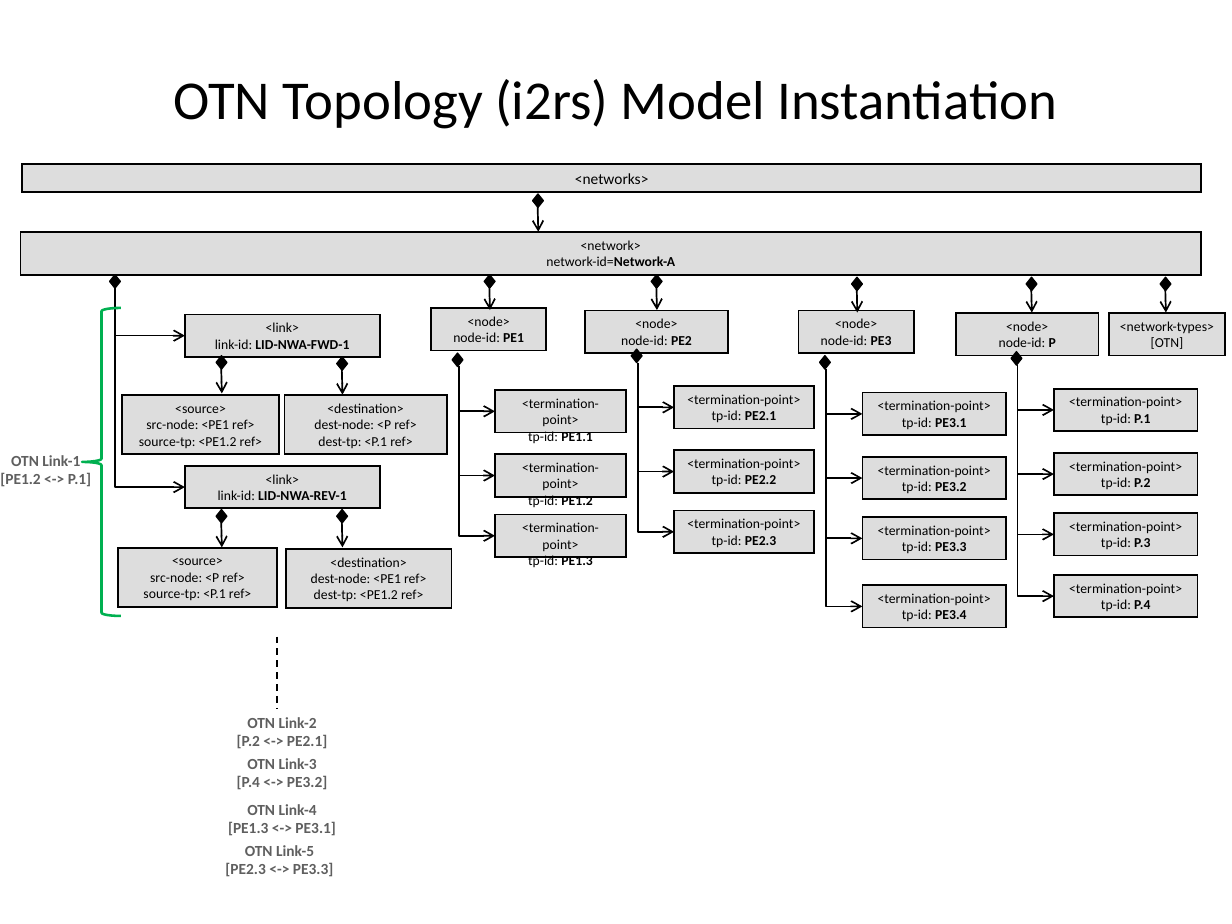
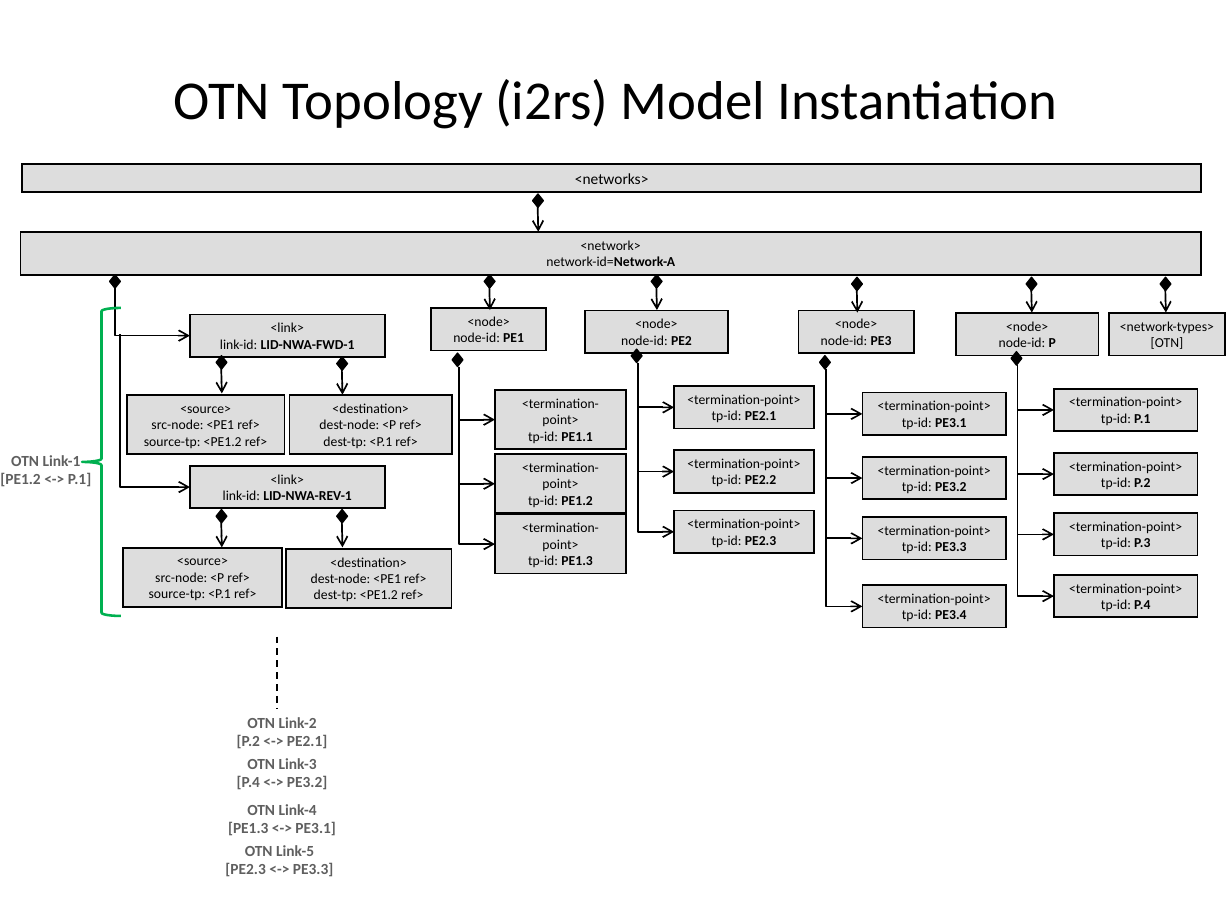
Before and after one commit to TransportModels/IETF-Transport-Modeling, a slide deck: slide 10 of Transport-UseCases/UC#2_P2P_SingleProvider_MultiLayerTopology.pptx (slide 4 before the commit). Drawn at 1232x924 pixels with LibreOffice and Linux fonts; fonts in the diff are those of the drawing. Boxes give left, top, right and bottom in pixels: in the first picture for what was removed or moved away, otherwise in the second. Text is boxed around its words. In the diff, an @@ line names an element or a change of style, - is before the commit and + after.

```diff
--- a/Transport-UseCases/UC#2_P2P_SingleProvider_MultiLayerTopology.pptx
+++ b/Transport-UseCases/UC#2_P2P_SingleProvider_MultiLayerTopology.pptx
@@ elbow arrow moved from (115, 288) - (185, 335) to (115, 288) - (190, 335) @@
@@ 5 rectangles, 1 elbow arrow: place and size @@
-5 rectangles, 1 elbow arrow at (115,314,447,607)
+5 rectangles, 1 elbow arrow at (121,314,452,607)
@@ elbow arrow moved from (458, 367) - (495, 411) to (458, 367) - (495, 420) @@
@@ elbow arrow moved from (458, 400) - (495, 476) to (458, 400) - (495, 484) @@
@@ rectangle "<termination-point>": place and size @@
-rectangle "<termination-point>" at (495,391,627,434)
+rectangle "<termination-point>" at (495,391,627,450)
@@ elbow arrow moved from (458, 463) - (495, 536) to (458, 463) - (495, 545) @@
@@ rectangle "<termination-point>": place and size @@
-rectangle "<termination-point>" at (495,455,627,498)
+rectangle "<termination-point>" at (495,455,627,514)
@@ rectangle "<termination-point>": place and size @@
-rectangle "<termination-point>" at (495,515,627,558)
+rectangle "<termination-point>" at (495,515,627,574)
```
Also in this commit, not shown: 4 other slides changed, 11 slides added, 1 slide removed.
